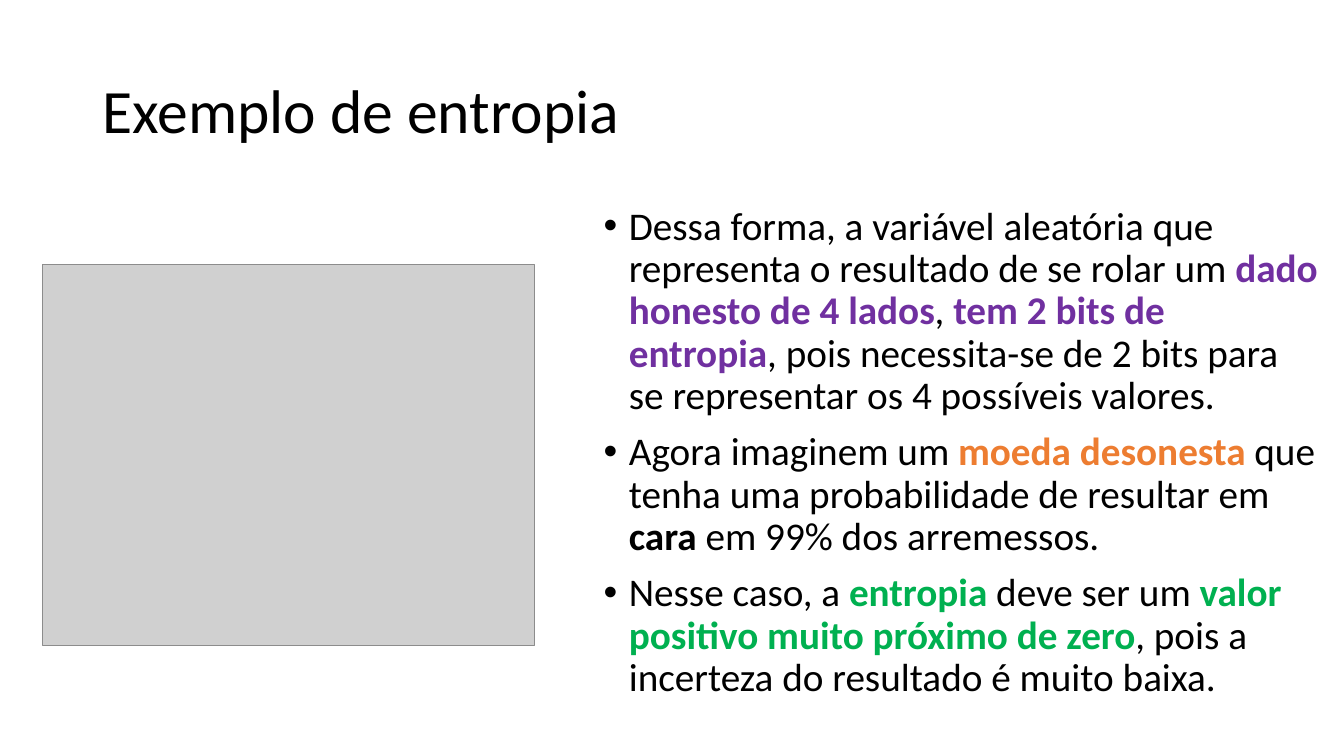
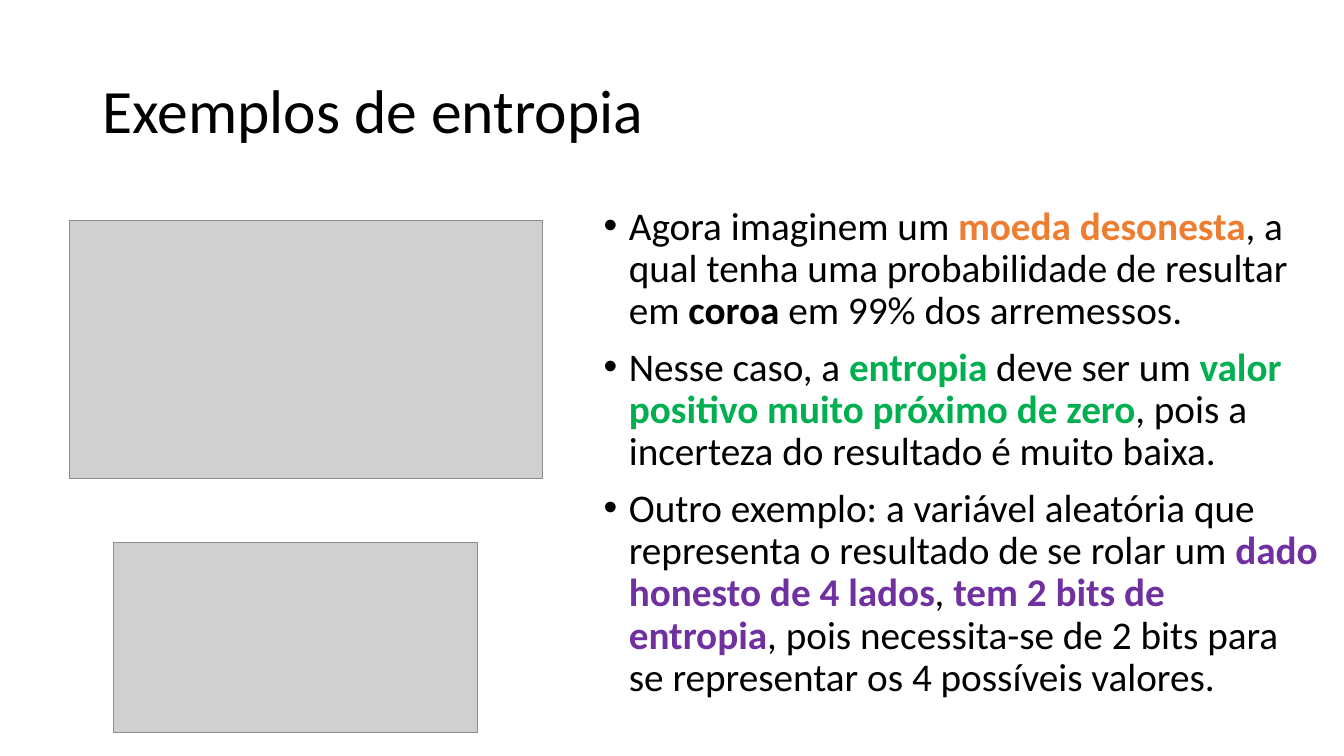
Before and after one commit to zz4fap/c24_inteligencia_artificial, a slide deck: slide 22 of slides/C24_Árvores_de_decisão.pptx (slide 31 before the commit). Drawn at 1344x756 pixels with LibreOffice and Linux fonts; fonts in the diff are those of the drawing; grey boxes stand for pictures. Boxes give left, top, right and bottom in pixels: in the first picture for what was removed or moved away, otherwise in the second. Text is boxed around its words. In the diff, an @@ line names an element or a change of style, - is before the commit and + after.

```diff
--- a/slides/C24_Árvores_de_decisão.pptx
+++ b/slides/C24_Árvores_de_decisão.pptx
@@ title at <box>102,90,643,143</box>: text changed @@
-Exemplo de entropia
+Exemplos de entropia
@@ picture added at <box>70,221,542,479</box> @@
@@ text at <box>629,212,1288,325</box>: text changed @@
-• Dessa forma, a variável aleatória que representa o resultado de se rolar um dado honesto de 4 lados, tem 2 bits de entropia, pois necessita-se de 2 bits para se representar os 4 possíveis valores.
-• Agora imaginem um moeda desonesta que tenha uma probabilidade de resultar em cara em 99% dos arremessos.
+• Agora imaginem um moeda desonesta, a qual tenha uma probabilidade de resultar em coroa em 99% dos arremessos.
@@ picture removed at <box>42,264,534,645</box> @@
@@ text at <box>629,494,1317,698</box>: paragraph added @@
+• Outro exemplo: a variável aleatória que representa o resultado de se rolar um dado honesto de 4 lados, tem 2 bits de entropia, pois necessita-se de 2 bits para se representar os 4 possíveis valores.
@@ picture added at <box>113,543,477,733</box> @@
```
Also in this commit, not shown: 15 other slides changed, 2 slides added, 11 slides removed.
